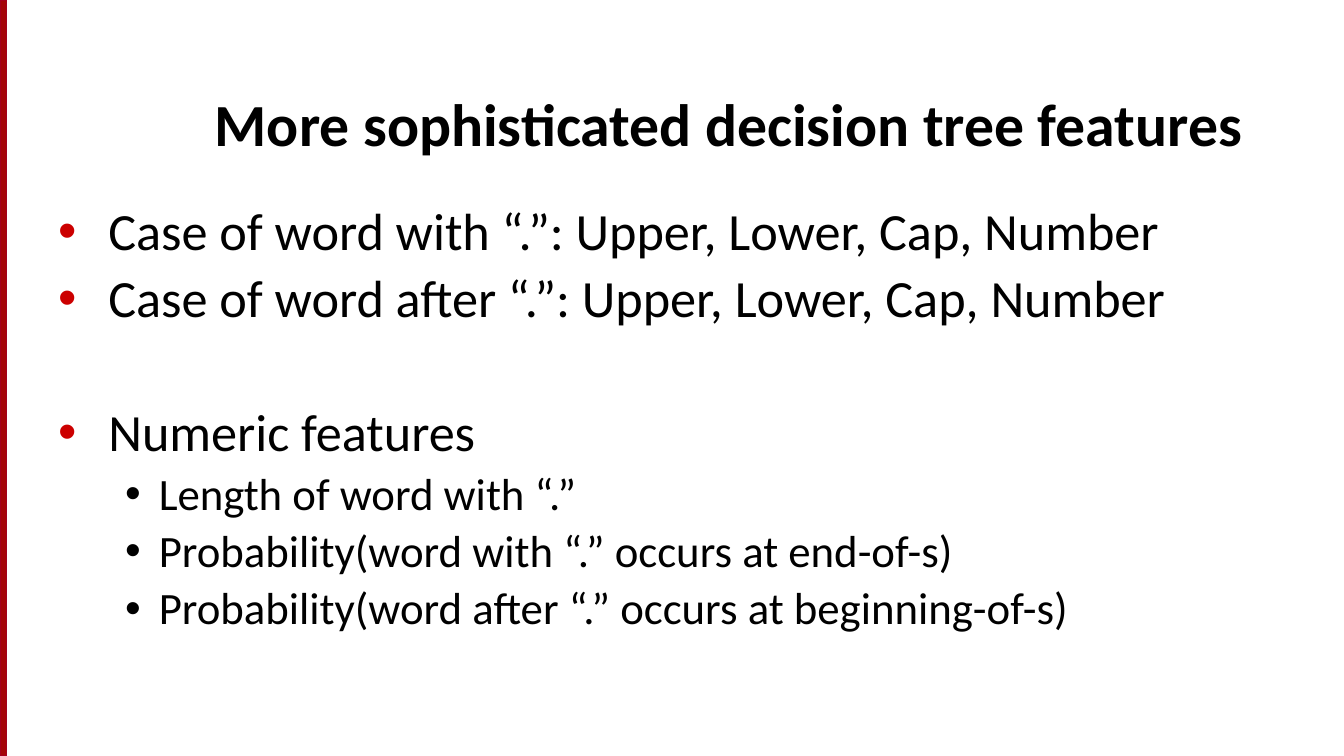
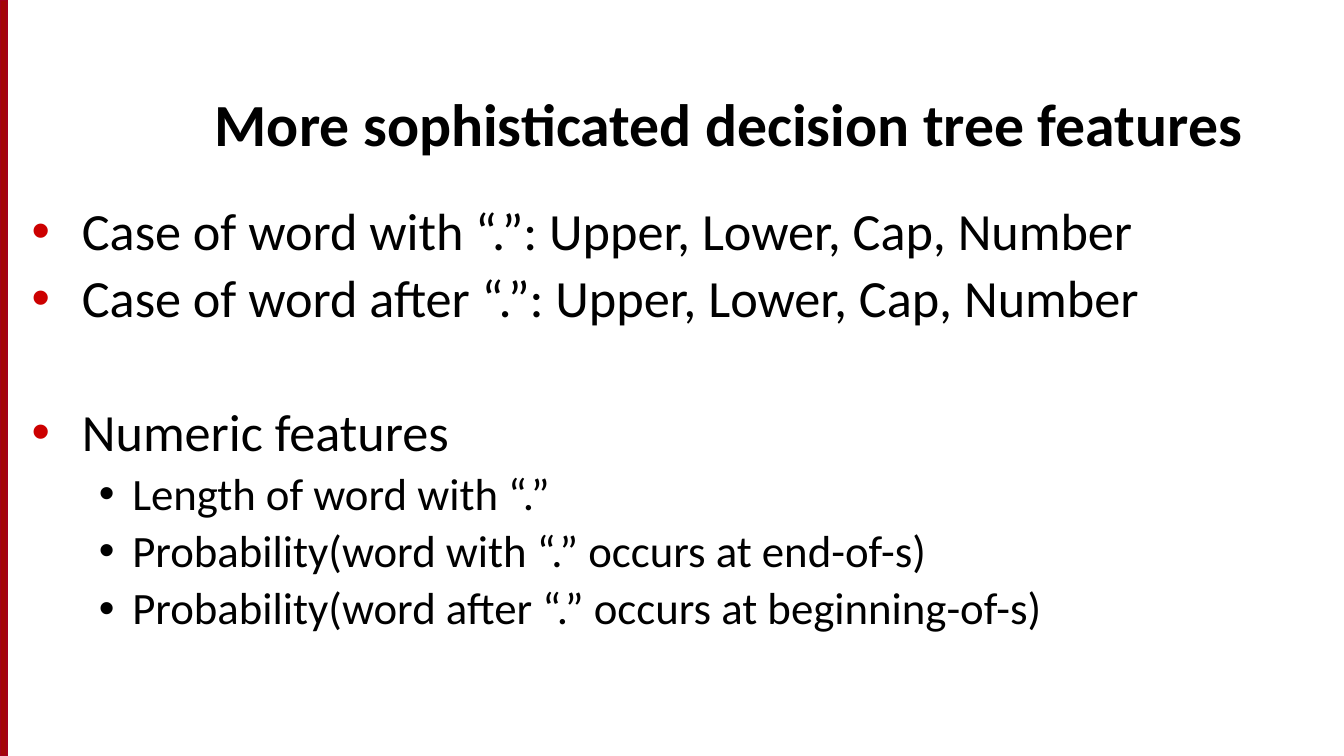
Before and after one commit to motazsaad/NLP-ICTS6361, a slide deck: slide 43 of textbooks/Speech and Language Processing/chapters/2_TextProc.pptx. Drawn at 1344x756 pixels with LibreOffice and Linux fonts; fonts in the diff are those of the drawing. Boxes give left, top, right and bottom in pixels: in the first picture for what was removed or moved away, otherwise in the second. Text is boxed around its words. In the diff, an @@ line names an element or a change of style, - is before the commit and + after.

```diff
--- a/textbooks/Speech and Language Processing/chapters/2_TextProc.pptx
+++ b/textbooks/Speech and Language Processing/chapters/2_TextProc.pptx
@@ text "Case of word with “.”: ...": place and size @@
-text "Case of word with “.”: ..." at (108, 213, 1165, 632)
+text "Case of word with “.”: ..." at (82, 213, 1138, 632)
```
Also in this commit, not shown: 18 other slides changed.
